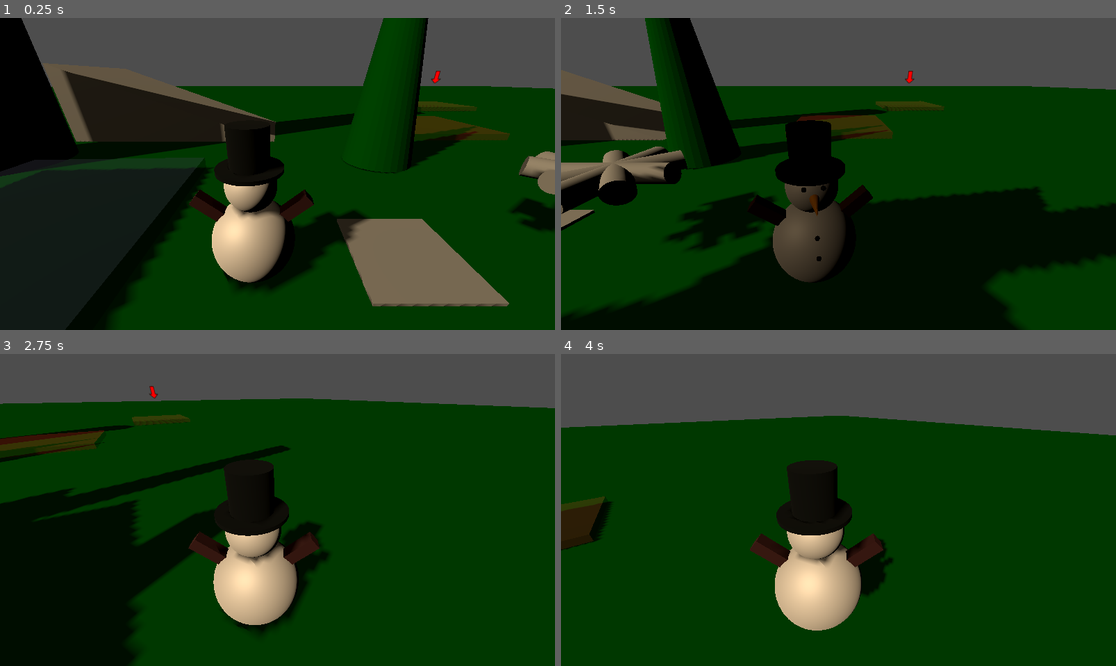
Above: before the commit, frames 1-4 (two rows, left to right).
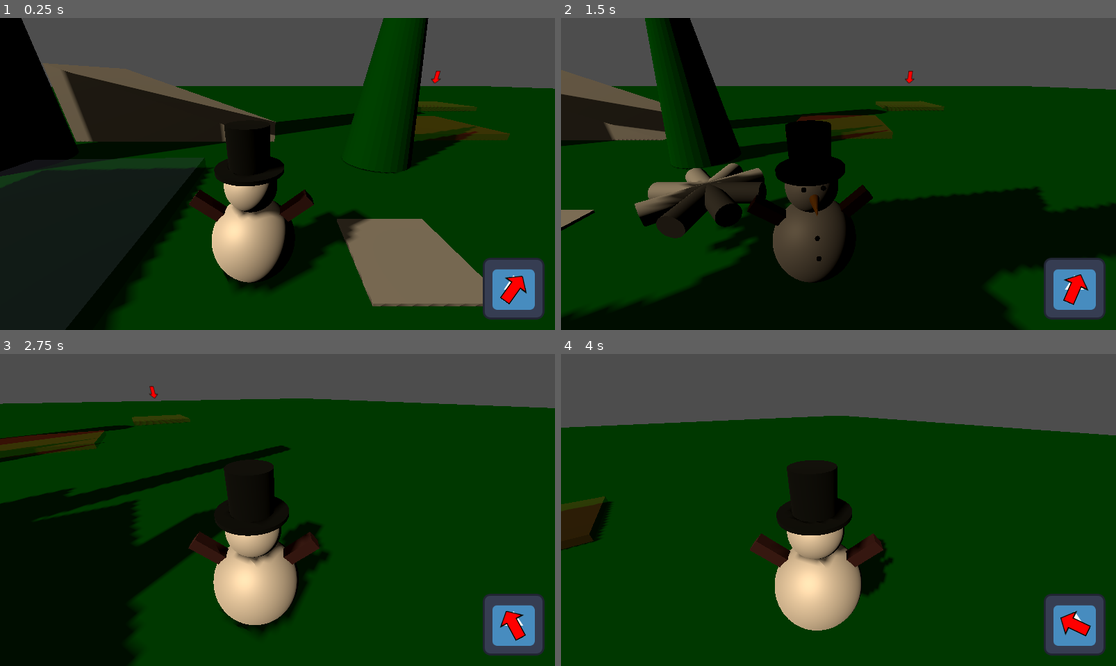
Above: after the commit, the same moments.

Repository: ThannooDhanan/3D-Game
Game: Godot game, scene res://Starting_Scene.tscn
The game is run twice, just before and just after one commit, with the same random seed, the same clock (stepped at 60 frames per second) and the same inputs. The engine's default icon, where the game draws it, is replaced by a stand-in: a white triangle on a blue panel in a dark square.
Inputs (mouse positions are in pixels of both pictures, inside the frame that each line leads up to):
- Up to frame 1 (0.25 s): no input
- Up to frame 2 (1.5 s): tap Enter at 0.5 s; move the mouse to (960, 158) at 0.52 s; hold Right (Right) 0.53-1.28 s; hold X (Interact) 0.53-1.28 s; tap Space (jump) at 0.77 s; move the mouse to (727, 189) at 1.27 s; hold Down (Backward) from 1.28 s (still down); click (727, 189) at 1.35 s
- Up to frame 3 (2.75 s): tap Space (jump) at 1.52 s; move the mouse to (288, 503) at 2.02 s; release Down (Backward) at 2.03 s; hold W (Forward) from 2.03 s (still down); hold X (Interact) from 2.03 s (still down)
- Up to frame 4 (4 s): keep holding W (Forward); move the mouse to (832, 516) at 2.77 s; release X (Interact) at 2.78 s; click (832, 516) at 2.85 s; tap Space (jump) at 3.02, 3.77 s; move the mouse to (877, 513) at 3.52 s; hold X (Interact) from 3.53 s (still down)

The runs differ from the first frame. In frame 1, 3.3% of the frame differs, in the area x 86-100%, y 42-97%; in frame 2, 9.0%, in the area x 0-99%, y 41-97%; in frame 3, 2.2%; in frame 4, 2.2%.

Commit message:
Projectile interaction.

Diff:
--- a/Scripts/Traps/damaging_traps.gd
+++ b/Scripts/Traps/damaging_traps.gd
@@ -154,12 +154,5 @@
 		var shot = get_projectile(muzzle)
 		if shot == null:
 			return
-		shot.active = true
-		shot.freeze = false
-		shot.visible = true
-		shot.process_mode = Node.PROCESS_MODE_INHERIT
-		shot.global_position = muzzle.global_position
-		shot.activate_timer()
-		shot.global_transform.basis = muzzle.global_transform.basis
-		shot.linear_velocity = -muzzle.global_transform.basis.z * shot.speed
+		shot.activate_projectile(muzzle)
 		shot.damage = damage
--- a/Scripts/Traps/projectile.gd
+++ b/Scripts/Traps/projectile.gd
@@ -15,10 +15,10 @@
 		lifeTimer.connect("timeout", go_back)
 
 func _on_area_3d_body_entered(body: Node3D):
-	if body is Player:
+	if body is Player and active:
 		body.health.take_damage(damage)
 		visible = false
-	pool.return_to_pool(self)
+	pool.return_to_pool.call_deferred(self)
 
 func return_to_shooter():
 	process_mode = Node.PROCESS_MODE_DISABLED
@@ -33,9 +33,19 @@
 	freeze = true
 	process_mode = Node.PROCESS_MODE_DISABLED
 
+func activate_projectile(muzzle: Node3D):
+	active = true
+	freeze = false
+	visible = true
+	process_mode = Node.PROCESS_MODE_INHERIT
+	global_position = muzzle.global_position
+	activate_timer()
+	global_transform.basis = muzzle.global_transform.basis
+	linear_velocity = muzzle.global_transform.basis.z * speed
+
 func go_back():
 	if active:
-		pool.return_to_pool(self)
+		pool.return_to_pool.call_deferred(self)
 
 func activate_timer():
 	lifeTimer.start(lifetime)
--- a/Scripts/waypoint_and_home.gd
+++ b/Scripts/waypoint_and_home.gd
@@ -1,4 +1,5 @@
 extends Node3D
+class_name Waypoint_and_Home
 
 @onready var dig_spots := %Checkpoints
 @onready var home := %Home
--- a/Starting_Scene.tscn
+++ b/Starting_Scene.tscn
@@ -50,6 +50,9 @@
 axis_lock_angular_x = true
 axis_lock_angular_z = true
 
+[node name="PlayerUI" parent="Snowman" index="4" node_paths=PackedStringArray("waypoints")]
+waypoints = NodePath("../../WaypointAndReturn")
+
 [node name="Camera3D" type="Camera3D" parent="Snowman"]
 transform = Transform3D(1, 0, 0, 0, 0.79653, 0.604599, 0, -0.604599, 0.79653, 0.3, 1.9, 1)
 
@@ -70,6 +73,8 @@
 skeleton = NodePath("../..")
 
 [node name="StaticBody3D" type="StaticBody3D" parent="environ/pine"]
+collision_layer = 16
+collision_mask = 9
 
 [node name="CollisionShape3D" type="CollisionShape3D" parent="environ/pine/StaticBody3D"]
 shape = SubResource("ConcavePolygonShape3D_b4p0v")
@@ -81,6 +86,7 @@
 skeleton = NodePath("../..")
 
 [node name="StaticBody3D" type="StaticBody3D" parent="environ/pine2"]
+collision_layer = 16
 
 [node name="CollisionShape3D" type="CollisionShape3D" parent="environ/pine2/StaticBody3D"]
 shape = SubResource("CylinderShape3D_b4p0v")
@@ -92,6 +98,7 @@
 skeleton = NodePath("../..")
 
 [node name="StaticBody3D" type="StaticBody3D" parent="environ/pine3"]
+collision_layer = 16
 
 [node name="CollisionShape3D" type="CollisionShape3D" parent="environ/pine3/StaticBody3D"]
 shape = SubResource("BoxShape3D_b4p0v")
@@ -104,6 +111,7 @@
 metadata/_edit_group_ = true
 
 [node name="StaticBody3D" type="StaticBody3D" parent="environ/pine4"]
+collision_layer = 16
 
 [node name="CollisionShape3D" type="CollisionShape3D" parent="environ/pine4/StaticBody3D"]
 shape = SubResource("BoxShape3D_b4p0v")
@@ -125,7 +133,7 @@
 damage = 0
 
 [node name="Shooting Trap" parent="." instance=ExtResource("11_14svt")]
-transform = Transform3D(1, 0, 0, 0, 1, 0, 0, 0, 1, 2.9866147, 0.7304537, 0)
+transform = Transform3D(1, 0, 0, 0, 1, 0, 0, 0, 1, 3.7694144, 0.52726936, 0)
 
 [editable path="Snowman"]
 [editable path="WaypointAndReturn"]
--- a/Traps_Scenes/projectile.tscn
+++ b/Traps_Scenes/projectile.tscn
@@ -22,8 +22,17 @@
 mesh = SubResource("CylinderMesh_ins2i")
 
 [node name="MeshInstance3D2" type="MeshInstance3D" parent="."]
-transform = Transform3D(0.15, 0, 0, 0, -6.5567085e-09, -0.03, 0, 0.15, -1.3113416e-09, 0, 0, 0.525)
+transform = Transform3D(0.15, 0, 0, 0, -6.5567085e-09, -0.029999997, 0, 0.15, -1.3113416e-09, 0, 0, 0.525)
 mesh = SubResource("PrismMesh_sqdik")
+
+[node name="Area3D" type="Area3D" parent="MeshInstance3D2"]
+transform = Transform3D(1, 0, 0, 0, -4.371139e-08, 1, 0, -5, -2.1855693e-07, 0, -0.20132923, 4.4001865e-08)
+collision_layer = 8
+collision_mask = 19
+
+[node name="CollisionShape3D" type="CollisionShape3D" parent="MeshInstance3D2/Area3D"]
+transform = Transform3D(1, 0, 0, 0, 1, 0, 0, 0, 1, 0, 0, -0.14638448)
+shape = SubResource("SphereShape3D_mq4l2")
 
 [node name="Fletch" type="CSGBox3D" parent="."]
 transform = Transform3D(1, 0, 0, 0, 1, 0, 0, 0, 1, 0.001, 0, -0.383)
@@ -50,7 +59,7 @@
 size = Vector3(0.044763185, 0.09924011, 0.06800537)
 
 [node name="Fletch2" type="CSGBox3D" parent="."]
-transform = Transform3D(-4.371139e-08, 1, 0, -1, -4.371139e-08, 0, 0, 0, 1, 0.0007019043, -0.010650635, -0.38256836)
+transform = Transform3D(-4.371139e-08, 1, 0, -1, -4.371139e-08, 0, 0, 0, 1, 0.001, -0.011, -0.383)
 size = Vector3(0.025, 0.17, 0.2)
 
 [node name="CSGBox3D" type="CSGBox3D" parent="Fletch2"]
@@ -73,13 +82,6 @@
 operation = 2
 size = Vector3(0.044763185, 0.09667663, 0.06800537)
 
-[node name="Area3D" type="Area3D" parent="."]
-transform = Transform3D(0.15, 0, 0, 0, 0.15, 0, 0, 0, 0.15, 0, 0, 0.4948006)
-
-[node name="CollisionShape3D" type="CollisionShape3D" parent="Area3D"]
-transform = Transform3D(1, 0, 0, 0, 1, 0, 0, 0, 1, 0, 0, -0.14638448)
-shape = SubResource("SphereShape3D_mq4l2")
-
 [node name="Timer" type="Timer" parent="."]
 
-[connection signal="body_entered" from="Area3D" to="." method="_on_area_3d_body_entered"]
+[connection signal="body_entered" from="MeshInstance3D2/Area3D" to="." method="_on_area_3d_body_entered"]
--- a/Traps_Scenes/shooting_trap.tscn
+++ b/Traps_Scenes/shooting_trap.tscn
@@ -1,18 +1,17 @@
-[gd_scene load_steps=6 format=3 uid="uid://b16dan5ecdvxe"]
+[gd_scene load_steps=5 format=3 uid="uid://b16dan5ecdvxe"]
 
 [ext_resource type="Script" uid="uid://cq8cwuktn6306" path="res://Scripts/Traps/damaging_traps.gd" id="1_ivnwb"]
 [ext_resource type="PackedScene" uid="uid://d10vpl6wlwk1r" path="res://Traps_Scenes/projectile.tscn" id="2_ucj6b"]
-[ext_resource type="PackedScene" uid="uid://bqm7iq6el71nw" path="res://debugCamera.tscn" id="3_dn62v"]
 [ext_resource type="PackedScene" uid="uid://8l5w6rx4so0o" path="res://Traps_Scenes/muzzle.tscn" id="3_pa5qm"]
 [ext_resource type="CylinderMesh" uid="uid://b0n2ixi88fpt5" path="res://Objects/muzzle.tres" id="5_5l6gt"]
 
 [node name="Shooting Trap" type="Node3D" node_paths=PackedStringArray("muzzles", "s_timer", "weapon")]
 script = ExtResource("1_ivnwb")
 type = 1
-ammo = 10
+ammo = 5
 projectile = ExtResource("2_ucj6b")
 muzzles = NodePath("Muzzles")
-shoot_time = 0.5
+shoot_time = 1.5
 s_timer = NodePath("ShootTimer")
 max_hazard_required = 1
 damage = 2
@@ -42,9 +41,6 @@
 
 [node name="Muzzle8" parent="Muzzles" instance=ExtResource("3_pa5qm")]
 transform = Transform3D(0.7071066, 0, -0.7071068, 0, 1, 0, 0.7071068, 0, 0.7071066, 0, 0, 0)
-
-[node name="Delete later" parent="." instance=ExtResource("3_dn62v")]
-transform = Transform3D(1, 0, 0, 0, 0.9396927, 0.34202015, 0, -0.34202015, 0.9396927, 0, 0.20098081, 0.7701355)
 
 [node name="ShootTimer" type="Timer" parent="."]
 
--- /dev/null
+++ b/UI/Compass.tscn
@@ -0,0 +1,74 @@
+[gd_scene load_steps=5 format=3 uid="uid://bwklorl2fvy2r"]
+
+[ext_resource type="Script" uid="uid://idik8wy67tyx" path="res://UI/compass.gd" id="1_cuv00"]
+[ext_resource type="Texture2D" uid="uid://dy0gib8ee00c5" path="res://icon.svg" id="1_ovsbx"]
+[ext_resource type="Texture2D" uid="uid://c5wno254pwfkk" path="res://picture/Arrow.png" id="2_cuv00"]
+
+[sub_resource type="CanvasItemMaterial" id="CanvasItemMaterial_cuv00"]
+
+[node name="Control" type="Control" node_paths=PackedStringArray("needle", "compass_glo")]
+layout_mode = 3
+anchors_preset = 0
+script = ExtResource("1_cuv00")
+needle = NodePath("Needle_container")
+compass_glo = NodePath("Compass Glow")
+
+[node name="Compass Glow" type="Control" parent="."]
+material = SubResource("CanvasItemMaterial_cuv00")
+layout_mode = 1
+anchors_preset = 8
+anchor_left = 0.5
+anchor_top = 0.5
+anchor_right = 0.5
+anchor_bottom = 0.5
+offset_left = 104.0
+offset_top = 10.0
+offset_right = 296.0
+offset_bottom = 136.0
+grow_horizontal = 2
+grow_vertical = 2
+
+[node name="Glow" type="TextureRect" parent="Compass Glow"]
+layout_mode = 0
+offset_right = 40.0
+offset_bottom = 40.0
+
+[node name="Compass" type="TextureRect" parent="."]
+layout_mode = 1
+anchors_preset = 8
+anchor_left = 0.5
+anchor_top = 0.5
+anchor_right = 0.5
+anchor_bottom = 0.5
+offset_left = -64.0
+offset_top = -64.0
+offset_right = 64.0
+offset_bottom = 64.0
+grow_horizontal = 2
+grow_vertical = 2
+texture = ExtResource("1_ovsbx")
+
+[node name="Needle_container" type="Control" parent="."]
+layout_mode = 1
+anchors_preset = 15
+anchor_right = 1.0
+anchor_bottom = 1.0
+grow_horizontal = 2
+grow_vertical = 2
+
+[node name="Needle" type="TextureRect" parent="Needle_container"]
+layout_mode = 1
+anchors_preset = 8
+anchor_left = 0.5
+anchor_top = 0.5
+anchor_right = 0.5
+anchor_bottom = 0.5
+offset_left = 32.0
+offset_top = 32.0
+offset_right = 96.0
+offset_bottom = 96.0
+grow_horizontal = 2
+grow_vertical = 2
+rotation = 3.1415927
+texture = ExtResource("2_cuv00")
+metadata/_edit_use_anchors_ = true
--- /dev/null
+++ b/UI/compass.gd
@@ -0,0 +1,38 @@
+extends Control
+class_name Compass
+
+@export var player_UI : Player_UI
+@export var needle : Control
+@export_range(1.0, 10.0) var idle_rotation : float = 5.0
+@export var compass_glo : Control
+@export_range(5.0, 100.0) var pulse_radius : float = 10
+
+func _process(delta: float) -> void:
+	if player_UI == null:
+		rotate_pointer(delta)
+	else:
+		update_direction()
+		proximity_glo()
+
+func rotate_pointer(delta: float):
+	needle.rotation += idle_rotation * delta
+
+func update_direction():
+	var point = player_UI.waypoints.activeDigSpot
+	var dig_spot_pos : Vector2 = Vector2(point.global_position.z, point.global_position.x)
+	var player_cam : Node3D = player_UI.player.cameraPivot
+	var cam_rot_vect : Vector2 = Vector2(cos(player_cam.global_rotation.y),sin(player_cam.global_rotation.y))
+	var player_pos : Vector2 =  Vector2(player_UI.player.global_position.z, player_UI.player.global_position.x)
+	var point_to := dig_spot_pos.direction_to(player_pos)
+	var angle_between := point_to.angle_to(cam_rot_vect)
+
+	needle.rotation = lerp_angle(needle.rotation, angle_between, 0.15)
+
+func proximity_glo():
+	var player_dist := player_UI.player.global_position.distance_to(player_UI.waypoints.activeDigSpot.global_position)
+	if player_dist > pulse_radius:
+		var pulse_speed :=  remap(player_dist, 0, pulse_radius, 4.0, 0.5)
+		var pulse_scale := 1 + 0.8*(sin(Time.get_ticks_msec()* 0.001 * pulse_speed * TAU))
+		compass_glo.scale = Vector2(pulse_scale, pulse_scale)
+	else:
+		compass_glo.scale = Vector2.ONE
--- /dev/null
+++ b/UI/player_ui.gd
@@ -0,0 +1,5 @@
+extends Control
+class_name Player_UI
+
+@export var player : Player
+@export var waypoints : Waypoint_and_Home
--- /dev/null
+++ b/UI/player_ui.tscn
@@ -0,0 +1,22 @@
+[gd_scene load_steps=3 format=3 uid="uid://cik63h1rcw64t"]
+
+[ext_resource type="PackedScene" uid="uid://bwklorl2fvy2r" path="res://UI/Compass.tscn" id="1_c8xti"]
+[ext_resource type="Script" uid="uid://bb4hf86o6xc8h" path="res://UI/player_ui.gd" id="1_nplvd"]
+
+[node name="PlayerUI" type="Control"]
+layout_mode = 3
+anchors_preset = 15
+anchor_right = 1.0
+anchor_bottom = 1.0
+grow_horizontal = 2
+grow_vertical = 2
+mouse_filter = 1
+script = ExtResource("1_nplvd")
+
+[node name="Control" parent="." node_paths=PackedStringArray("player_UI") instance=ExtResource("1_c8xti")]
+layout_mode = 0
+offset_left = 1066.0
+offset_top = 562.0
+offset_right = 1066.0
+offset_bottom = 562.0
+player_UI = NodePath("..")
--- a/project.godot
+++ b/project.godot
@@ -73,6 +73,7 @@
 3d_physics/layer_2="Ground"
 3d_physics/layer_3="Enemies"
 3d_physics/layer_4="Traps"
+3d_physics/layer_5="Environment"
 
 [physics]
 
--- a/snowman.tscn
+++ b/snowman.tscn
@@ -8,6 +8,7 @@
 [ext_resource type="Material" uid="uid://ckm4aknro6eh1" path="res://Materials/Color Materials/carrot.tres" id="5_clocp"]
 [ext_resource type="Material" uid="uid://cdujprnbgrx66" path="res://Materials/Color Materials/charcoal.tres" id="6_6cxhj"]
 [ext_resource type="Script" uid="uid://bwyr768688hks" path="res://Scripts/components/health_component.gd" id="8_i22mi"]
+[ext_resource type="PackedScene" uid="uid://cik63h1rcw64t" path="res://UI/player_ui.tscn" id="9_5hecn"]
 
 [sub_resource type="SphereMesh" id="SphereMesh_1q11d"]
 
@@ -30,7 +31,7 @@
 [sub_resource type="CapsuleShape3D" id="CapsuleShape3D_6q38s"]
 
 [node name="Snowman" type="CharacterBody3D"]
-collision_mask = 11
+collision_mask = 27
 script = ExtResource("1_p2611")
 max_velocity = 5
 
@@ -132,4 +133,7 @@
 transform = Transform3D(0.7, 0, 0, 0, 0.6, 0, 0, 0, 0.7, 0, 0.655056, 0)
 shape = SubResource("CapsuleShape3D_6q38s")
 
+[node name="PlayerUI" parent="." node_paths=PackedStringArray("player") instance=ExtResource("9_5hecn")]
+player = NodePath("..")
+
 [connection signal="destroyed" from="HealthComponent" to="." method="_on_health_component_destroyed"]
Not shown, added: UI/compass.gd.uid
Not shown, added: UI/player_ui.gd.uid
Not shown: 1 places in snowman.tscn that only renumber resources
